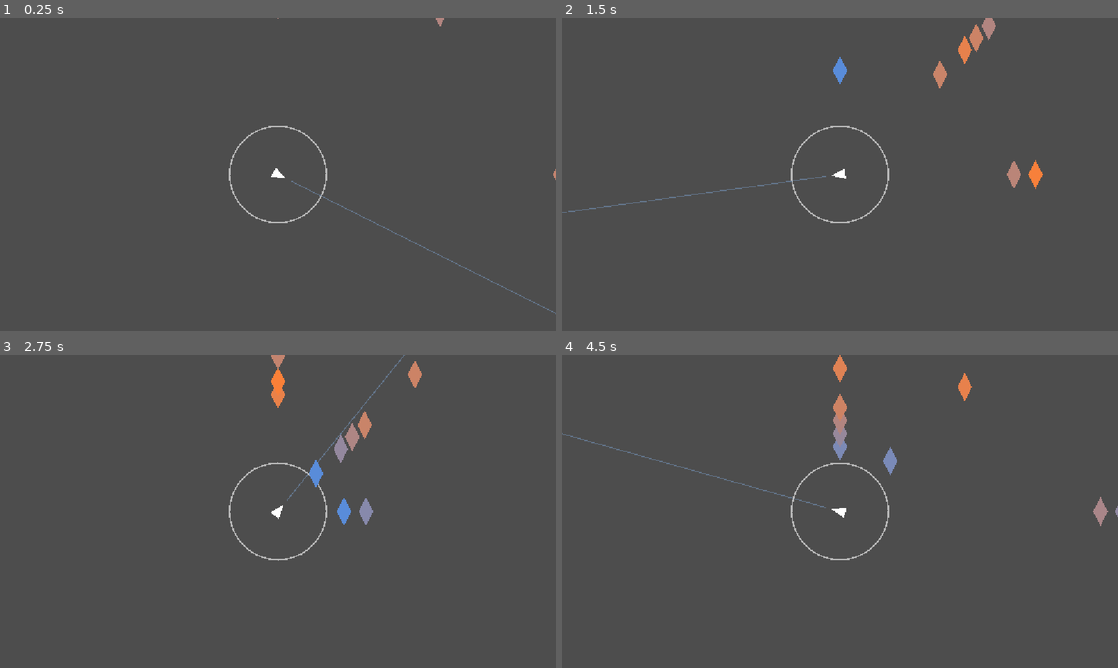
Above: before the commit, frames 1-4 (two rows, left to right).
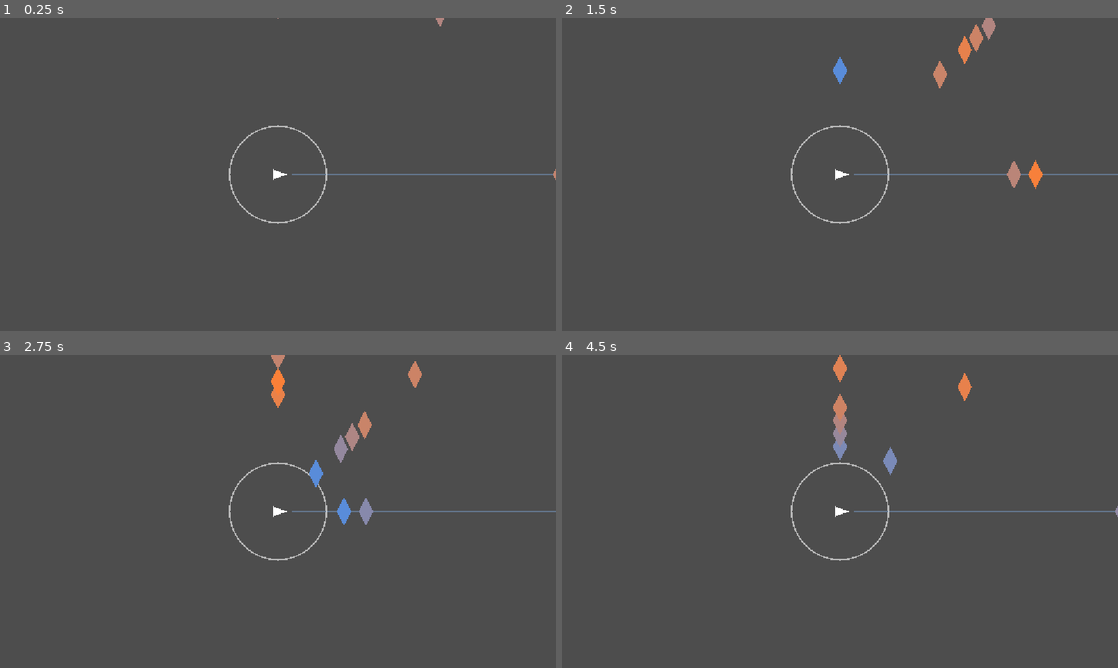
Above: after the commit, the same moments.

Repository: dreik123/MusicBullet
Game: Godot game, scene res://main.tscn
The game is run twice, just before and just after one commit, with the same random seed, the same clock (stepped at 60 frames per second) and the same inputs.
Inputs (mouse positions are in pixels of both pictures, inside the frame that each line leads up to):
- Up to frame 1 (0.25 s): no input
- Up to frame 2 (1.5 s): move the mouse to (962, 158) at 0.52 s; press the mouse at (962, 158) at 0.53 s; move the mouse to (728, 190) at 1.27 s; release the mouse at (728, 190) at 1.28 s; click (728, 190) at 1.35 s
- Up to frame 3 (2.75 s): move the mouse to (333, 442) at 2.02 s; press the mouse at (333, 442) at 2.03 s
- Up to frame 4 (4.5 s): move the mouse to (812, 574) at 2.77 s; release the mouse at (812, 574) at 2.78 s; click (812, 574) at 2.85 s; move the mouse to (1006, 558) at 3.52 s; press the mouse at (1006, 558) at 3.53 s; move the mouse to (673, 464) at 4.27 s; release the mouse at (673, 464) at 4.28 s; click (673, 464) at 4.35 s

The runs differ from the first frame. In frame 1, 0.4% of the frame differs, in the area x 41-100%, y 34-95%; in frame 2, 0.4%; in frame 3, 0.3%; in frame 4, 0.5%, in the area x 0-100%, y 24-66%.

Commit message:
Gameplay adjustments Part 2: fix player movement

Diff:
--- a/main.gd
+++ b/main.gd
@@ -117,6 +117,9 @@
 	var lane = round(angle_degrees / lane_size)
 	return lane * lane_size
 
+func _snap_angle_to_lane_rad(angle_rad: float) -> float:
+	return deg_to_rad(_snap_angle_to_lane(deg_to_rad(angle_rad)))
+
 func _get_lane_angle_for_pitch(pitch):
 	var range_size = max(_max_pitch - _min_pitch, 1)
 	var t = float(pitch - _min_pitch) / float(range_size)
--- a/player.gd
+++ b/player.gd
@@ -30,7 +30,12 @@
 	return stream
 
 func _process(delta):
-	look_at(get_global_mouse_position())
+	var mouse_pos = get_global_mouse_position()
+	var mouse_dir = mouse_pos - global_position
+	var mouse_angle_rad = mouse_dir.angle()
+	var mouse_angle_deg = deg_to_rad(mouse_angle_rad)
+	var snapped_angle_rad = get_tree().current_scene._snap_angle_to_lane_rad(mouse_angle_rad)
+	set_global_rotation(snapped_angle_rad)
 	update_aim_line()
 
 func get_raycast_length():
